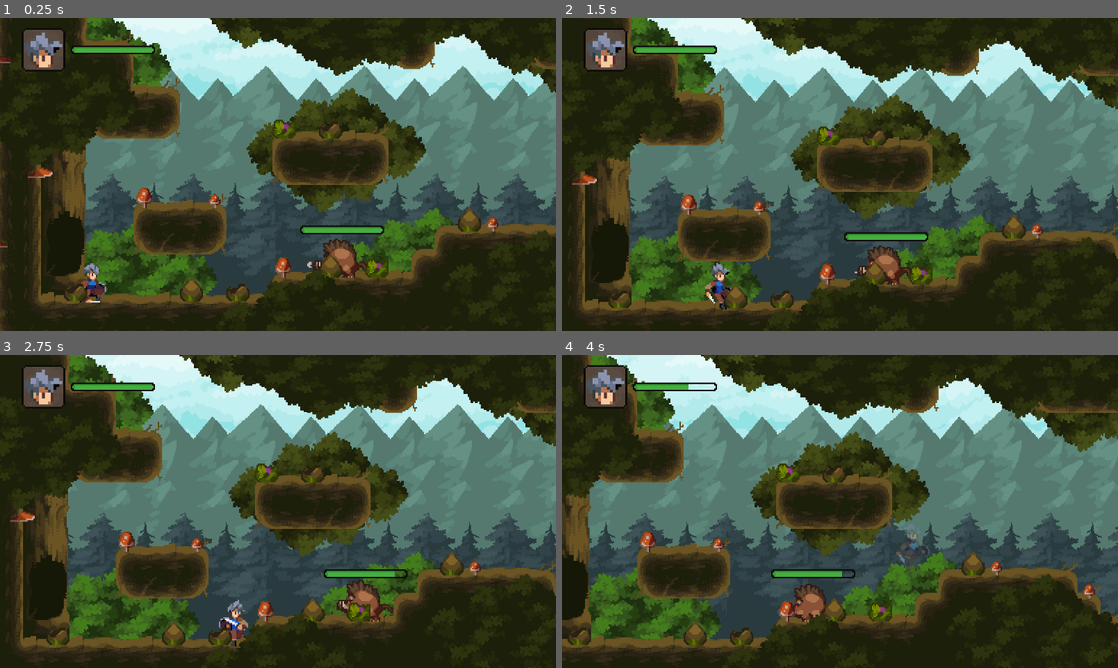
Above: before the commit, frames 1-4 (two rows, left to right).
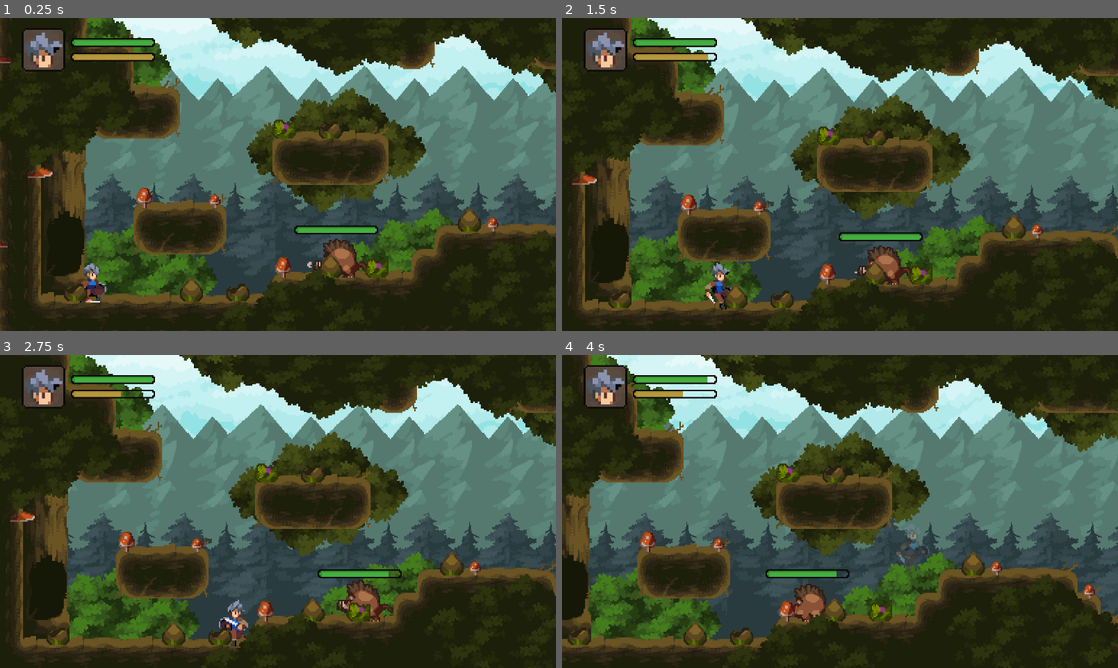
Above: after the commit, the same moments.

Repository: Tea-September/Tea-of-learning
Game: Godot game, scene res://Scenes/Surroundings/Map/world.tscn
Same seed, same stepped clock (60 frames per second), same inputs: the game is played once before the commit and once after it.
Inputs (mouse positions are in pixels of both pictures, inside the frame that each line leads up to):
- Up to frame 1 (0.25 s): no input
- Up to frame 2 (1.5 s): move the mouse to (962, 158) at 0.52 s; press the mouse at (962, 158) at 0.53 s; hold D (Right) from 0.53 s (still down); tap Space (Jump) at 0.77 s; move the mouse to (728, 190) at 1.27 s; release the mouse at (728, 190) at 1.28 s; tap S (Slide) at 1.35 s
- Up to frame 3 (2.75 s): tap Space (Jump) at 1.52 s; move the mouse to (333, 442) at 2.02 s; release D (Right) at 2.03 s; press the mouse at (333, 442) at 2.03 s; hold A (Left) from 2.03 s (still down)
- Up to frame 4 (4 s): move the mouse to (812, 574) at 2.77 s; release A (Left) at 2.78 s; release the mouse at (812, 574) at 2.78 s; hold D (Right) from 2.78 s (still down); tap S (Slide) at 2.85 s; tap Space (Jump) at 3.02, 3.77 s; move the mouse to (1006, 558) at 3.52 s; press the mouse at (1006, 558) at 3.53 s

The runs differ from the first frame. In frame 1, 1.0% of the frame differs, in the area x 12-70%, y 6-70%; in frame 2, 1.0%, in the area x 12-66%, y 6-72%; in frame 3, 1.0%; in frame 4, 0.9%.

Commit message:
ADD 能量条
2026/1/2 学习制作

Diff:
--- a/mythirdgame/Scenes/Object/Monster/boar.tscn
+++ b/mythirdgame/Scenes/Object/Monster/boar.tscn
@@ -365,9 +365,9 @@
 }
 
 [node name="Control" parent="." index="6" node_paths=PackedStringArray("stats") instance=ExtResource("7_4cexm")]
-offset_left = -6.0
+offset_left = -10.0
 offset_top = -22.0
-offset_right = -6.0
+offset_right = -10.0
 offset_bottom = -22.0
 stats = NodePath("../Stats")
 
--- a/mythirdgame/Scenes/Object/player.tscn
+++ b/mythirdgame/Scenes/Object/player.tscn
@@ -651,8 +651,13 @@
 "values": [0]
 }
 
+[sub_resource type="Animation" id="Animation_j1jur"]
+resource_name = "AddEnergy"
+length = 2.0
+
 [sub_resource type="AnimationLibrary" id="AnimationLibrary_7sjl0"]
 _data = {
+&"AddEnergy": SubResource("Animation_j1jur"),
 &"Die": SubResource("Animation_ju12x"),
 &"RESET": SubResource("Animation_k37lx")
 }
@@ -733,6 +738,10 @@
 wait_time = 0.5
 one_shot = true
 
+[node name="EnergyTimer" type="Timer" parent="."]
+wait_time = 2.0
+autostart = true
+
 [node name="AnimationPlayer" type="AnimationPlayer" parent="."]
 libraries = {
 &"": SubResource("AnimationLibrary_7sjl0")
@@ -746,6 +755,7 @@
 
 [node name="Stats" type="Node" parent="Method"]
 script = ExtResource("7_ju12x")
+max_health = 10
 metadata/_custom_type_script = "uid://dkkbqle4cds62"
 
 [node name="Player" type="Node" parent="Method"]
@@ -776,3 +786,4 @@
 stats = NodePath("../../Method/Stats")
 
 [connection signal="hurt" from="Graphics/HurtBox" to="." method="_on_hurt_box_hurt"]
+[connection signal="timeout" from="EnergyTimer" to="." method="_on_energy_timer_timeout"]
--- a/mythirdgame/Scenes/Surroundings/Ui/StateMenu.tscn
+++ b/mythirdgame/Scenes/Surroundings/Ui/StateMenu.tscn
@@ -28,6 +28,10 @@
 atlas = ExtResource("2_fjd4i")
 region = Rect2(308, 86, 56, 4)
 
+[sub_resource type="AtlasTexture" id="AtlasTexture_hhenr"]
+atlas = ExtResource("2_fjd4i")
+region = Rect2(308, 150, 56, 4)
+
 [node name="Control" type="Control"]
 layout_mode = 3
 anchors_preset = 15
@@ -47,32 +51,34 @@
 theme_override_constants/margin_left = 15
 theme_override_constants/margin_top = 7
 
-[node name="VSplitContainer" type="VSplitContainer" parent="PlayerMenuMargin"]
+[node name="VBoxContainer" type="VBoxContainer" parent="PlayerMenuMargin"]
 layout_mode = 2
 
-[node name="HBoxContainer" type="HBoxContainer" parent="PlayerMenuMargin/VSplitContainer"]
+[node name="HBoxContainer" type="HBoxContainer" parent="PlayerMenuMargin/VBoxContainer"]
 layout_mode = 2
 size_flags_vertical = 0
 
-[node name="Head" type="MarginContainer" parent="PlayerMenuMargin/VSplitContainer/HBoxContainer"]
+[node name="Head" type="MarginContainer" parent="PlayerMenuMargin/VBoxContainer/HBoxContainer"]
 layout_mode = 2
 
-[node name="PanelContainer" type="PanelContainer" parent="PlayerMenuMargin/VSplitContainer/HBoxContainer/Head"]
+[node name="PanelContainer" type="PanelContainer" parent="PlayerMenuMargin/VBoxContainer/HBoxContainer/Head"]
 layout_mode = 2
 theme_override_styles/panel = SubResource("StyleBoxTexture_6c1lm")
 
-[node name="TextureRect" type="TextureRect" parent="PlayerMenuMargin/VSplitContainer/HBoxContainer/Head/PanelContainer"]
+[node name="TextureRect" type="TextureRect" parent="PlayerMenuMargin/VBoxContainer/HBoxContainer/Head/PanelContainer"]
 custom_minimum_size = Vector2(26, 26)
 layout_mode = 2
 texture = SubResource("AtlasTexture_kmr3e")
 stretch_mode = 5
 
-[node name="Health" type="MarginContainer" parent="PlayerMenuMargin/VSplitContainer/HBoxContainer"]
+[node name="StateProgressBar" type="VBoxContainer" parent="PlayerMenuMargin/VBoxContainer/HBoxContainer"]
 layout_mode = 2
-size_flags_horizontal = 0
-size_flags_vertical = 4
+alignment = 1
 
-[node name="TextureProgressBar" type="TextureProgressBar" parent="PlayerMenuMargin/VSplitContainer/HBoxContainer/Health"]
+[node name="Health" type="MarginContainer" parent="PlayerMenuMargin/VBoxContainer/HBoxContainer/StateProgressBar"]
+layout_mode = 2
+
+[node name="TextureProgressBar" type="TextureProgressBar" parent="PlayerMenuMargin/VBoxContainer/HBoxContainer/StateProgressBar/Health"]
 layout_mode = 2
 max_value = 1.0
 step = 0.0
@@ -81,7 +87,7 @@
 texture_progress = SubResource("AtlasTexture_d3j4w")
 texture_progress_offset = Vector2(1, 1)
 
-[node name="TextureProgressBar" type="TextureProgressBar" parent="PlayerMenuMargin/VSplitContainer/HBoxContainer/Health/TextureProgressBar"]
+[node name="TextureProgressBar" type="TextureProgressBar" parent="PlayerMenuMargin/VBoxContainer/HBoxContainer/StateProgressBar/Health/TextureProgressBar"]
 show_behind_parent = true
 layout_mode = 0
 max_value = 1.0
@@ -89,3 +95,15 @@
 value = 1.0
 texture_progress = SubResource("AtlasTexture_eguws")
 texture_progress_offset = Vector2(1, 1)
+
+[node name="Energy" type="MarginContainer" parent="PlayerMenuMargin/VBoxContainer/HBoxContainer/StateProgressBar"]
+layout_mode = 2
+
+[node name="TextureProgressBar" type="TextureProgressBar" parent="PlayerMenuMargin/VBoxContainer/HBoxContainer/StateProgressBar/Energy"]
+layout_mode = 2
+max_value = 1.0
+step = 0.0
+value = 1.0
+texture_over = SubResource("AtlasTexture_t0co0")
+texture_progress = SubResource("AtlasTexture_hhenr")
+texture_progress_offset = Vector2(1, 1)
--- a/mythirdgame/Scripts/Data/Stats.gd
+++ b/mythirdgame/Scripts/Data/Stats.gd
@@ -2,6 +2,7 @@
 extends Node
 
 signal health_changed
+signal  energy_changed
 
 # 生命值，默认3
 @export var max_health : int = 3
@@ -14,6 +15,17 @@
 		health = T
 		health_changed.emit()
 
+# 能量值，默认5
+@export var max_energy : int = 5
+
+@onready var energy : int = max_energy:
+	set(T):
+		T = clampi(T, 0, max_energy)
+		if energy == T:
+			return
+		energy = T
+		energy_changed.emit()
+
 # 攻击力，默认1
 @export var max_attack : int = 1
 
--- a/mythirdgame/Scripts/Object/Monster/boar.gd
+++ b/mythirdgame/Scripts/Object/Monster/boar.gd
@@ -23,9 +23,11 @@
 # 野猪动画
 @onready var animated_boar: AnimatedSprite2D = $Graphic/AnimatedSprite2D
 # 血条头像
-@onready var head: MarginContainer = $Control/PlayerMenuMargin/VSplitContainer/HBoxContainer/Head
+@onready var head: MarginContainer = $Control/PlayerMenuMargin/VBoxContainer/HBoxContainer/Head
 # 血条进度条
-@onready var health: MarginContainer = $Control/PlayerMenuMargin/VSplitContainer/HBoxContainer/Health
+@onready var health: MarginContainer = $Control/PlayerMenuMargin/VBoxContainer/HBoxContainer/StateProgressBar/Health
+# 能量进度条
+@onready var energy: MarginContainer = $Control/PlayerMenuMargin/VBoxContainer/HBoxContainer/StateProgressBar/Energy
 
 # 击飞距离
 const REPEL_AMOUNT: float = 520.0
@@ -47,6 +49,7 @@
 func _ready() -> void:
 	# 隐藏头像
 	head.visible = false
+	energy.visible = false
 
 # 状态执行函数
 func tick_physics(state: State, delta: float) -> void:
--- a/mythirdgame/Scripts/Object/Player/PlayerGetNextState.gd
+++ b/mythirdgame/Scripts/Object/Player/PlayerGetNextState.gd
@@ -48,6 +48,10 @@
 ]
 
 func _get_next_state(Player: CharacterBody2D, state: State) -> State:
+	# 能量条恢复
+	if Player.stats.energy < Player.stats.max_energy and not Player.if_energy:
+		Player.energy_timer.start()
+		Player.if_energy = true
 	# 死亡
 	if Player.stats.health <= 0:
 		return State.DIE
@@ -75,7 +79,7 @@
 	# （条件2）prepare_slide_timer计时未结束和在地板上<落地提前按下滑铲键滑铲>
 	var judgment_slide2 = Player.prepare_slide_timer.time_left > 0 and Player.is_on_floor()
 	# 滑铲，按滑铲键松下后，再次按滑铲键，才能滑铲
-	if not Player.input_slide and state not in SLIDE_STATES:
+	if not Player.input_slide and state not in SLIDE_STATES and Player.stats.energy >= 1:
 		if (judgment_slide1 or judgment_slide2) and not Player.down_sliding_wall.is_colliding():
 			return State.SLIDESTART
 	Player.input_slide = Input.is_action_pressed("Slide")
--- a/mythirdgame/Scripts/Object/Player/PlayerTransitionState.gd
+++ b/mythirdgame/Scripts/Object/Player/PlayerTransitionState.gd
@@ -109,6 +109,8 @@
 			Player.game_over = false
 			$"../../../AnimationPlayer".play("Die")
 		State.SLIDESTART:
+			# 伤害
+			Player.stats.energy -= 1
 			# 开始滑铲，关闭受击框
 			Player.hurt_box.monitorable = false
 			Player.animated.play("SlideStart")
--- a/mythirdgame/Scripts/Object/Player/player.gd
+++ b/mythirdgame/Scripts/Object/Player/player.gd
@@ -13,6 +13,8 @@
 @export var basic_attack: int = 1
 # 是否能够连击
 @onready var can_combo: bool = false
+# 是否开启能量条计时器
+@onready var if_energy: bool = false
 # 重力
 @onready var default_gravity = ProjectSettings.get("physics/2d/default_gravity") as float
 # 按下跳跃键会变成true，防止未松开跳跃键导致的连续跳跃
@@ -37,6 +39,8 @@
 @onready var prepare_jump_timer: Timer = $PrepareJumpTimer
 # 空中预备滑铲
 @onready var prepare_slide_timer: Timer = $PrepareSlideTimer
+# 能量条恢复
+@onready var energy_timer: Timer = $EnergyTimer
 # 无敌时间
 @onready var invincible_timer: Timer = $InvincibleTimer
 # 贴墙检测射线
@@ -88,3 +92,11 @@
 
 func die() -> void:
 	get_tree().reload_current_scene()
+
+
+func _on_energy_timer_timeout() -> void:
+	if stats.energy == stats.max_energy:
+		if_energy = false
+		energy_timer.stop()
+	if stats.energy < stats.max_energy:
+		stats.energy += 1
--- a/mythirdgame/Scripts/Surroundings/state_menu.gd
+++ b/mythirdgame/Scripts/Surroundings/state_menu.gd
@@ -2,11 +2,13 @@
 
 @export var stats: Stats
 
-@onready var texture_progress_bar: TextureProgressBar = $PlayerMenuMargin/VSplitContainer/HBoxContainer/Health/TextureProgressBar
-@onready var texture_progress_bar2: TextureProgressBar = $PlayerMenuMargin/VSplitContainer/HBoxContainer/Health/TextureProgressBar/TextureProgressBar
+@onready var texture_progress_bar: TextureProgressBar = $PlayerMenuMargin/VBoxContainer/HBoxContainer/StateProgressBar/Health/TextureProgressBar
+@onready var texture_progress_bar2: TextureProgressBar = $PlayerMenuMargin/VBoxContainer/HBoxContainer/StateProgressBar/Health/TextureProgressBar/TextureProgressBar
+@onready var texture_progress_bar3: TextureProgressBar = $PlayerMenuMargin/VBoxContainer/HBoxContainer/StateProgressBar/Energy/TextureProgressBar
 
 func _ready() -> void:
 	stats.health_changed.connect(update_health)
+	stats.energy_changed.connect(update_energy)
 	update_health()
 
 func update_health() -> void:
@@ -14,3 +16,8 @@
 	texture_progress_bar.value = percentage
 	# 补间动画，将进度条数值的减少，以动画的形式进行变化
 	create_tween().tween_property(texture_progress_bar2, "value", percentage, 0.3)
+
+func update_energy() -> void:
+	var percentage = stats.energy * 1.0 / stats.max_energy
+	# 补间动画，将进度条数值的减少，以动画的形式进行变化
+	create_tween().tween_property(texture_progress_bar3, "value", percentage, 0.3)
Not shown: 1 places in mythirdgame/Scenes/Object/player.tscn that only renumber resources
Not shown: 1 places in mythirdgame/Scenes/Surroundings/Ui/StateMenu.tscn that only renumber resources
